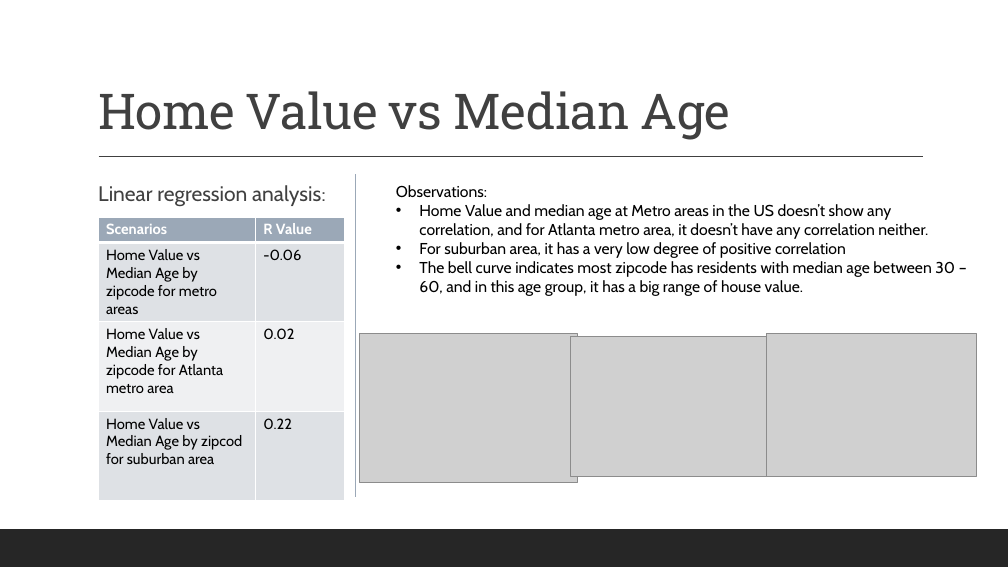
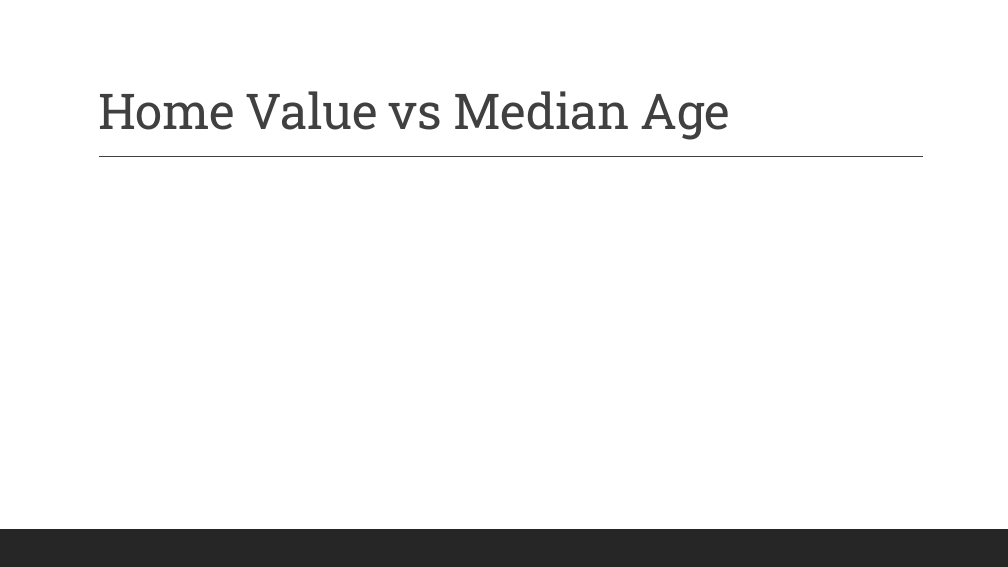
Before and after one commit to againzer/HousingPricesProject, a slide deck: slide 7 of Housing Price Analysis.pptx (slide 8 before the commit). Drawn at 1008x567 pixels with LibreOffice and Linux fonts; fonts in the diff are those of the drawing; grey boxes stand for pictures. Boxes give left, top, right and bottom in pixels: in the first picture for what was removed or moved away, otherwise in the second. Text is boxed around its words. In the diff, an @@ line names an element or a change of style, - is before the commit and + after.

```diff
--- a/Housing Price Analysis.pptx
+++ b/Housing Price Analysis.pptx
@@ line removed from (356, 175) to (356, 498) @@
@@ text removed at [98,185,321,206] @@
-  Linear regression analysis:
@@ text removed at [396,185,955,296] @@
-Observations:
-• Home Value and median age at Metro areas in the US doesn’t show any correlation, and for Atlanta metro area, it doesn’t have any correlation neither.
-• For suburban area, it has a very low degree of positive correlation
-• The bell curve indicates most zipcode has residents with median age between 30 – 60, and in this age group, it has a big range of house value.
@@ table removed at [98,217,344,495], 4 rows, 2 columns @@
-Scenarios | R Value
-Home Value vs Median Age by zipcode for metro areas | -0.06
-Home Value vs Median Age by zipcode for Atlanta metro area | 0.02
-Home Value vs Median Age by zipcod for suburban area | 0.22
@@ picture removed at [359,334,577,483] @@
@@ picture removed at [570,337,771,476] @@
@@ picture removed at [767,333,976,476] @@
```
Also in this commit, not shown: 2 other slides changed, 1 slide added, 3 slides removed.
